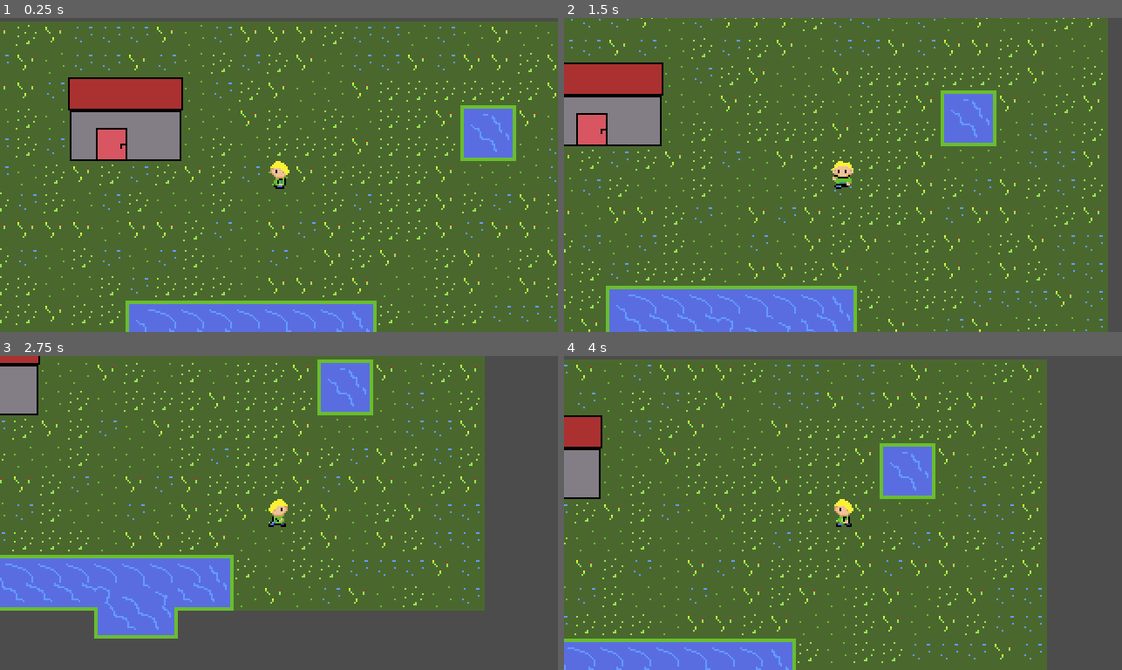
Above: before the commit, frames 1-4 (two rows, left to right).
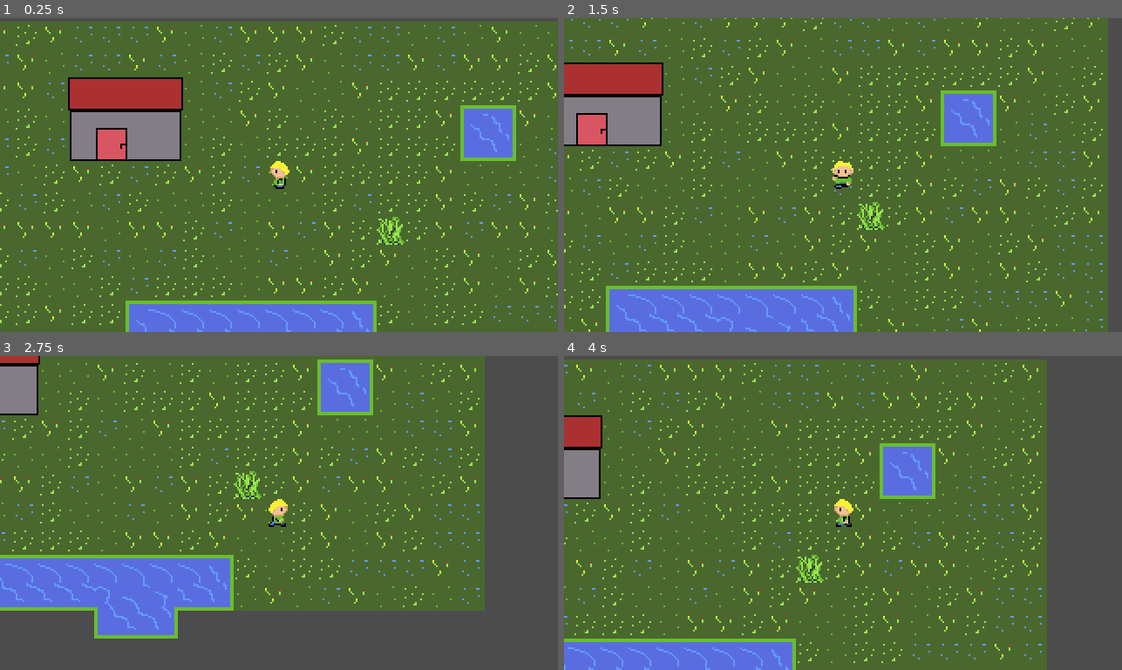
Above: after the commit, the same moments.

Repository: fkropfhamer/nomikop
Game: Godot game, scene res://SceneManager.tscn
The game is run twice, just before and just after one commit, with the same random seed, the same clock (stepped at 60 frames per second) and the same inputs.
Inputs:
- Up to frame 1 (0.25 s): no input
- Up to frame 2 (1.5 s): tap Enter at 0.5 s; hold Right (ui_right) 0.53-1.28 s; hold Down (ui_down) from 1.28 s (still down)
- Up to frame 3 (2.75 s): release Down (ui_down) at 2.03 s; hold Right (ui_right) from 2.03 s (still down)
- Up to frame 4 (4 s): release Right (ui_right) at 2.78 s; hold Up (ui_up) 2.78-3.53 s; hold Left (ui_left) from 3.53 s (still down)

The runs differ from the first frame. In frame 1, 0.2% of the frame differs, in the area x 67-73%, y 63-73%; in frame 2, 0.2%; in frame 3, 0.2%; in frame 4, 0.2%.

Commit message:
added tall grass and battle scene.

Diff:
--- /dev/null
+++ b/Battle.gd
@@ -0,0 +1,38 @@
+extends Node2D
+
+
+# Declare member variables here. Examples:
+# var a = 2
+# var b = "text"
+
+var enemy_health = 100
+
+onready var enemy_health_bar = $EnemyHealthBar
+
+# Called when the node enters the scene tree for the first time.
+func _ready():
+	pass # Replace with function body.
+
+func _unhandled_input(event):
+	if event.is_action_pressed("ui_cancel"):
+		exit()
+
+# Called every frame. 'delta' is the elapsed time since the previous frame
+#	pass
+
+func attack():
+	enemy_health = enemy_health - 5
+	enemy_health_bar.value = enemy_health
+
+	if enemy_health <= 0:
+		exit()
+
+
+
+func exit():
+	get_node(NodePath("/root/SceneManager")).transition_to_scene(NodePath("res://Town.tscn"))
+
+
+
+func _on_Button_pressed():
+	attack() # Replace with function body.
--- /dev/null
+++ b/Battle.tscn
@@ -0,0 +1,30 @@
+[gd_scene load_steps=2 format=2]
+
+[ext_resource path="res://Battle.gd" type="Script" id=1]
+
+[node name="Battle" type="Node2D"]
+script = ExtResource( 1 )
+
+[node name="EnemyHealthBar" type="ProgressBar" parent="."]
+margin_left = 200.0
+margin_top = 22.0
+margin_right = 297.0
+margin_bottom = 47.0
+step = 1.0
+value = 100.0
+percent_visible = false
+__meta__ = {
+"_edit_use_anchors_": false
+}
+
+[node name="Button" type="Button" parent="."]
+margin_left = 132.0
+margin_top = 116.0
+margin_right = 239.0
+margin_bottom = 136.0
+text = "Attack"
+__meta__ = {
+"_edit_use_anchors_": false
+}
+
+[connection signal="pressed" from="Button" to="." method="_on_Button_pressed"]
--- /dev/null
+++ b/TallGrass.gd
@@ -0,0 +1,20 @@
+extends Node2D
+
+
+# Declare member variables here. Examples:
+# var a = 2
+# var b = "text"
+
+
+# Called when the node enters the scene tree for the first time.
+func _ready():
+	pass # Replace with function body.
+
+
+# Called every frame. 'delta' is the elapsed time since the previous frame.
+#func _process(delta):
+#	pass
+
+
+func _on_Area2D_body_entered(body):
+	get_node(NodePath("/root/SceneManager")).transition_to_scene(NodePath("res://Battle.tscn"))
--- /dev/null
+++ b/TallGrass.tscn
@@ -0,0 +1,23 @@
+[gd_scene load_steps=4 format=2]
+
+[ext_resource path="res://assets/plants/tall_grass.png" type="Texture" id=1]
+[ext_resource path="res://TallGrass.gd" type="Script" id=2]
+
+[sub_resource type="RectangleShape2D" id=1]
+extents = Vector2( 5, 5 )
+
+[node name="TallGrass" type="Node2D"]
+script = ExtResource( 2 )
+
+[node name="Sprite" type="Sprite" parent="."]
+position = Vector2( 0, -16 )
+texture = ExtResource( 1 )
+centered = false
+
+[node name="Area2D" type="Area2D" parent="."]
+
+[node name="CollisionShape2D" type="CollisionShape2D" parent="Area2D"]
+position = Vector2( 8, 8 )
+shape = SubResource( 1 )
+
+[connection signal="body_entered" from="Area2D" to="." method="_on_Area2D_body_entered"]
--- a/Town.tscn
+++ b/Town.tscn
@@ -1,9 +1,10 @@
-[gd_scene load_steps=18 format=2]
+[gd_scene load_steps=19 format=2]
 
 [ext_resource path="res://Player.tscn" type="PackedScene" id=1]
 [ext_resource path="res://assets/tilesets/gras.png" type="Texture" id=2]
 [ext_resource path="res://assets/tilesets/water.png" type="Texture" id=3]
 [ext_resource path="res://House.tscn" type="PackedScene" id=4]
+[ext_resource path="res://TallGrass.tscn" type="PackedScene" id=5]
 
 [sub_resource type="ConvexPolygonShape2D" id=2]
 points = PoolVector2Array( 0, 0, 16, 0, 16, 16, 0, 16 )
@@ -172,3 +173,6 @@
 
 [node name="House" parent="." instance=ExtResource( 4 )]
 position = Vector2( -112, -48 )
+
+[node name="TallGrass" parent="." instance=ExtResource( 5 )]
+position = Vector2( 64, 32 )
Binary file added: assets/plants/tall_grass.png
Not shown, added: assets/plants/tall_grass.png.import
